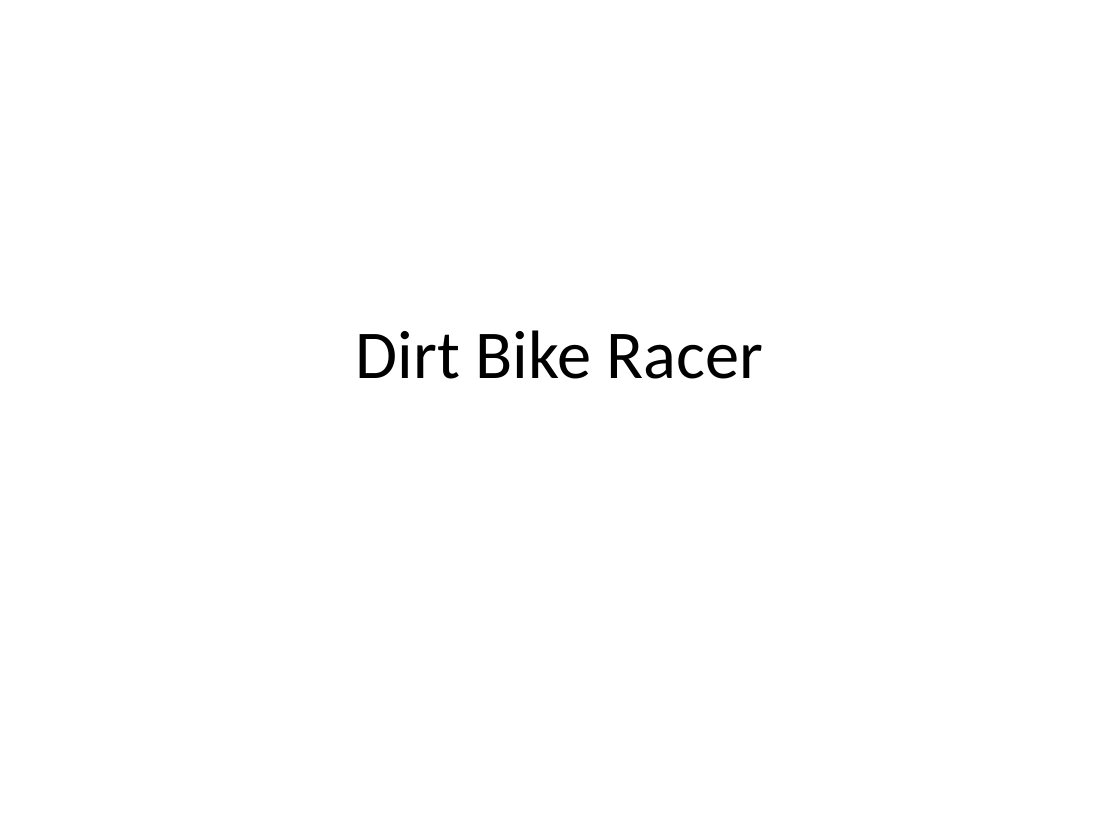
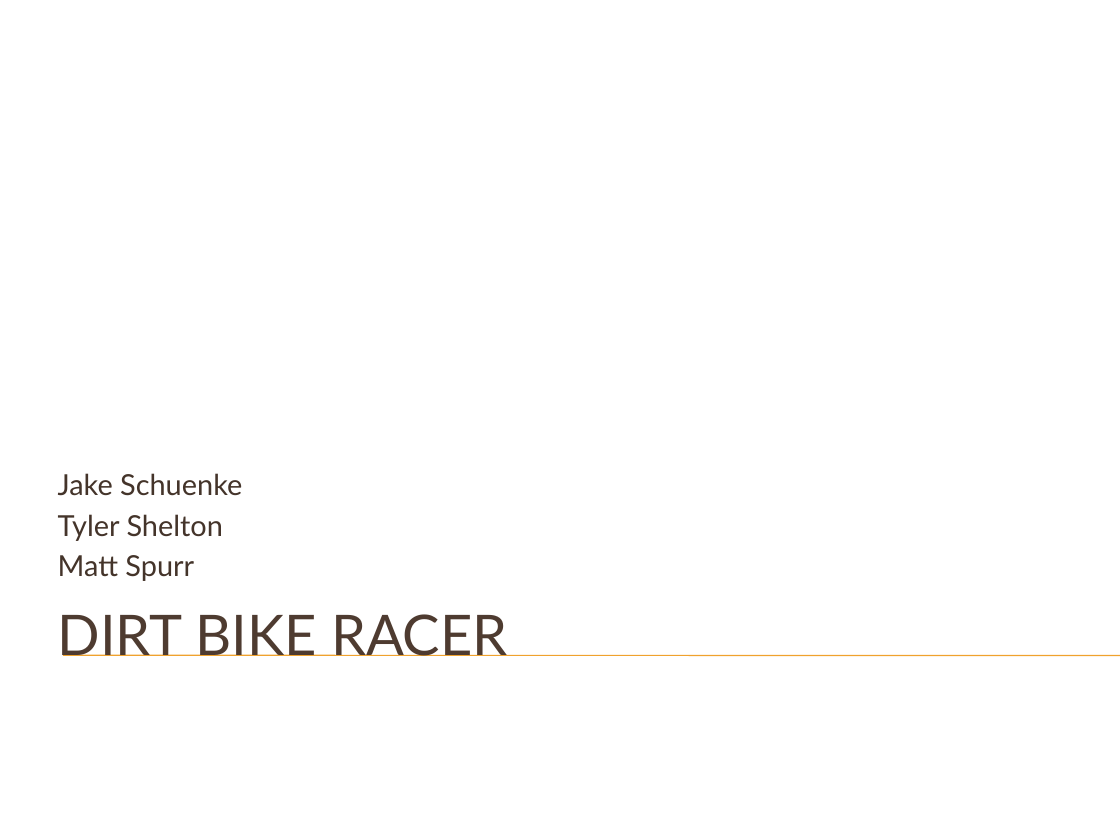
Before and after one commit to DBRTeam/Dirt_Bike_Racer, a slide deck: slide 1 of Documents/Dirt Bike Racer.pptx. Drawn at 1120x840 pixels with LibreOffice and Linux fonts; fonts in the diff are those of the drawing; background and template pictures are left out. Boxes give left, top, right and bottom in pixels: in the first picture for what was removed or moved away, otherwise in the second. Text is boxed around its words. In the diff, an @@ line names an element or a change of style, - is before the commit and + after.

```diff
--- a/Documents/Dirt Bike Racer.pptx
+++ b/Documents/Dirt Bike Racer.pptx
@@ subtitle added at [58, 473, 242, 581], 18.6 pt, text #45342A @@
+Jake Schuenke
+Tyler Shelton
+Matt Spurr
@@ title "DIRT BIKE RACER" at [58, 614, 508, 656]: vertical alignment middle to top @@
@@ title at [58, 614, 508, 656]: text changed; size 44 to 36 pt; font Calibri to Lato; text colour #000000 to #4E3B30 @@
-Dirt Bike Racer
+DIRT BIKE RACER
@@ line added from (63, 655) to (1120, 655), #F0A22E 0.75 pt @@
```
Also in this commit, not shown: 5 other slides changed, 1 slide added.
